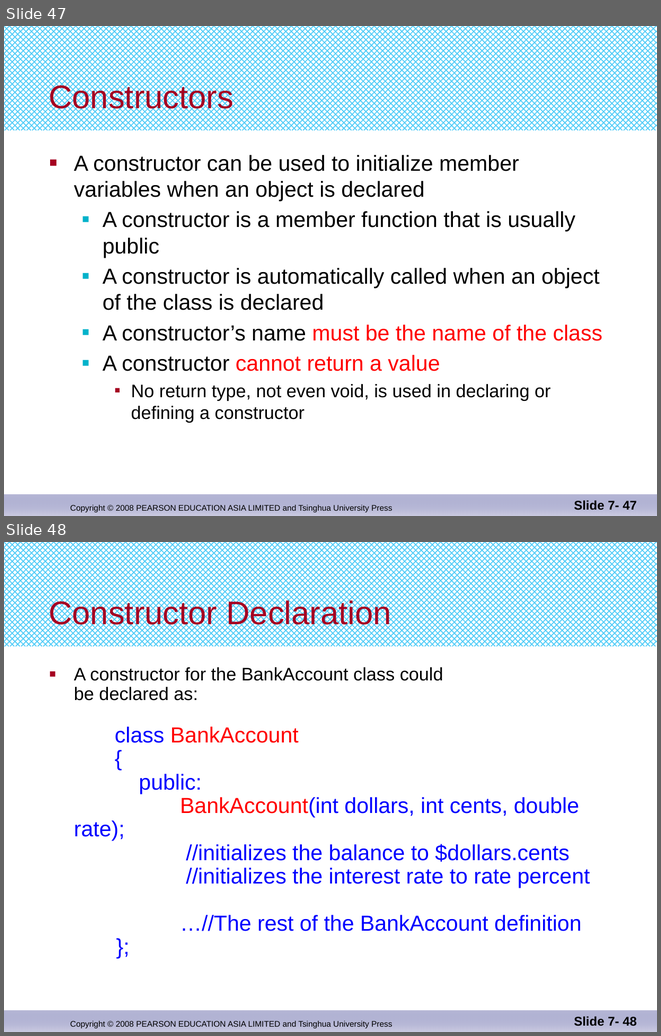
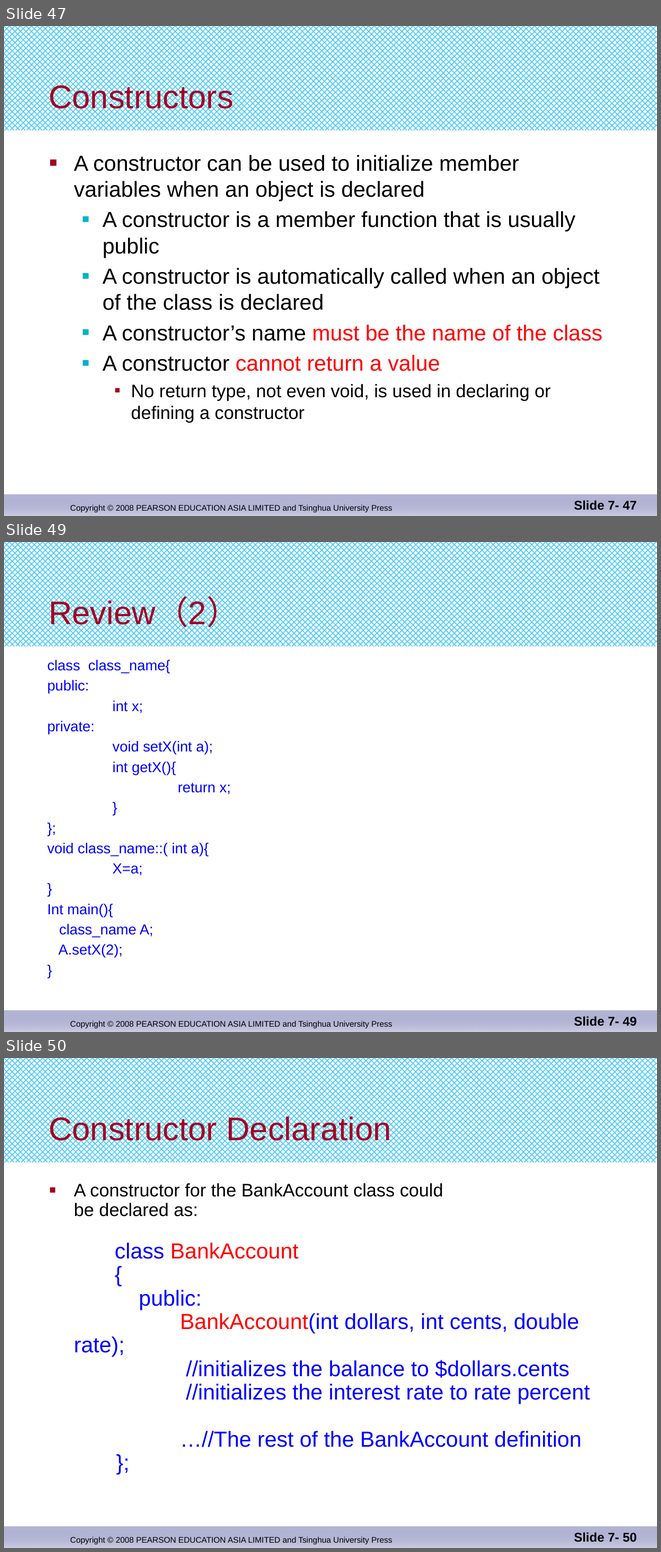
Before and after one commit to djuanbei/CPLUSPLUS, a slide deck: ppt/Chapter 10.pptx. Shown one above the other, each under a label of ours: slides 47 and 48 before the commit, slides 47, 49 and 50 after it; the slides between them are not shown. The pictures are 661x1036 and 661x1552 pixels, drawn with LibreOffice and Linux fonts; fonts in the diff are those of the drawing. Boxes give left, top, right and bottom in pixels: in the first picture for what was removed or moved away, otherwise in the second. Text is boxed around its words. In the diff, an @@ line names an element or a change of style, - is before the commit and + after.

```diff
--- a/ppt/Chapter 10.pptx
+++ b/ppt/Chapter 10.pptx
@@ slide 49 added at bbox=[4, 542, 657, 1032], background #FFFFFF; not listed: 3 template elements that a slide beside it also shows @@
@@ title added at bbox=[49, 598, 239, 631], 36 pt, text #A50021 @@
+Review（2）
@@ text added at bbox=[47, 660, 231, 958], 16 pt, text #0000FF @@
+class class_name{
+public:
+int x;
+private:
+void setX(int a);
+int getX(){
+return x;
+}
+};
+void class_name::( int a){
+X=a;
+}
+Int main(){
+class_name A;
+A.setX(2);
+}
@@ page number added at bbox=[574, 1016, 637, 1026], 14 pt, text #000000, bold @@
+Slide 7- 49
@@ what was slide 48 is now slide 50 @@
@@ page number at bbox=[574, 1532, 637, 1542]: text changed @@
-Slide 7- 48
+Slide 7- 50
```
Also in this commit, not shown: 1 slide changed, 2 other slides added, 1 other file.
